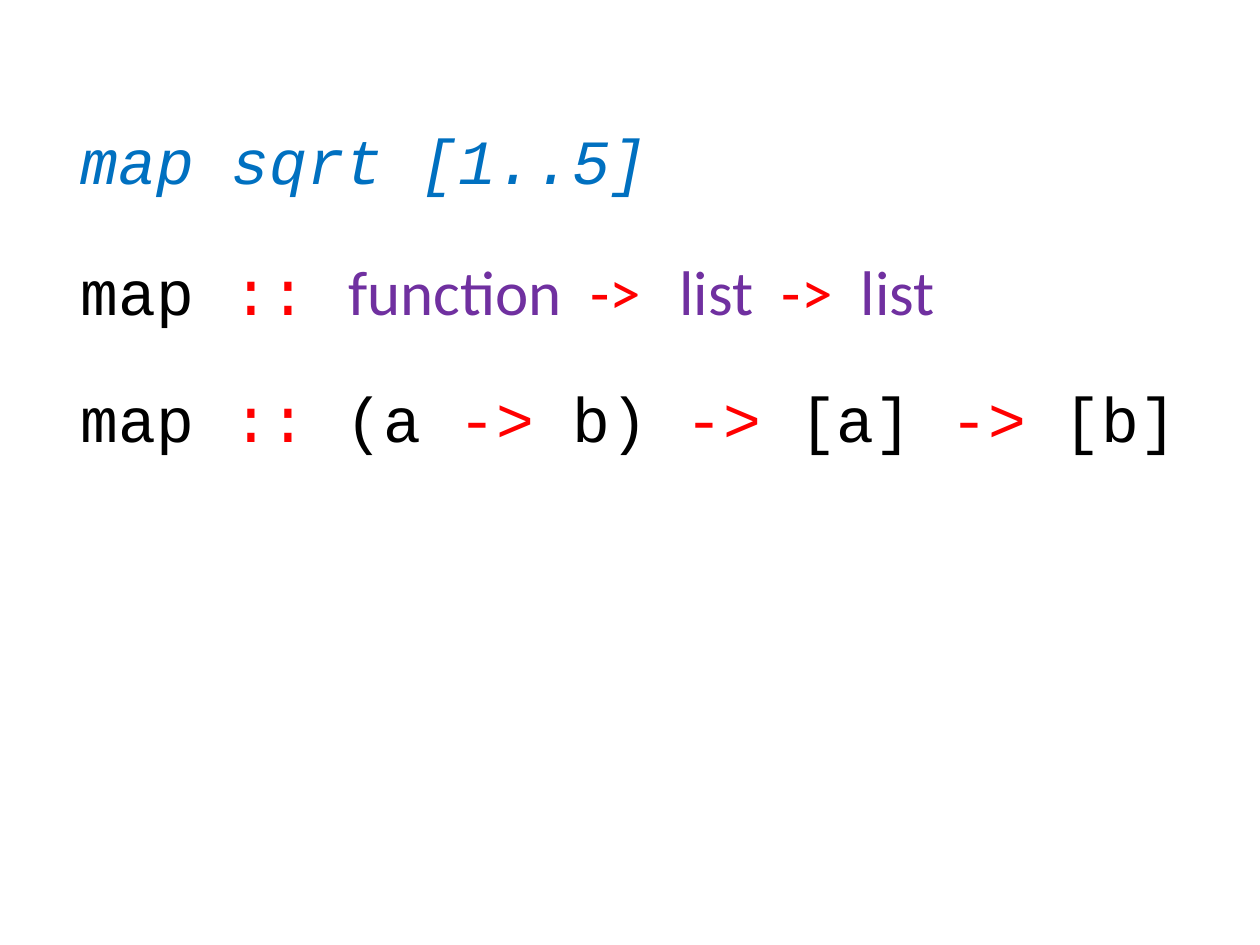
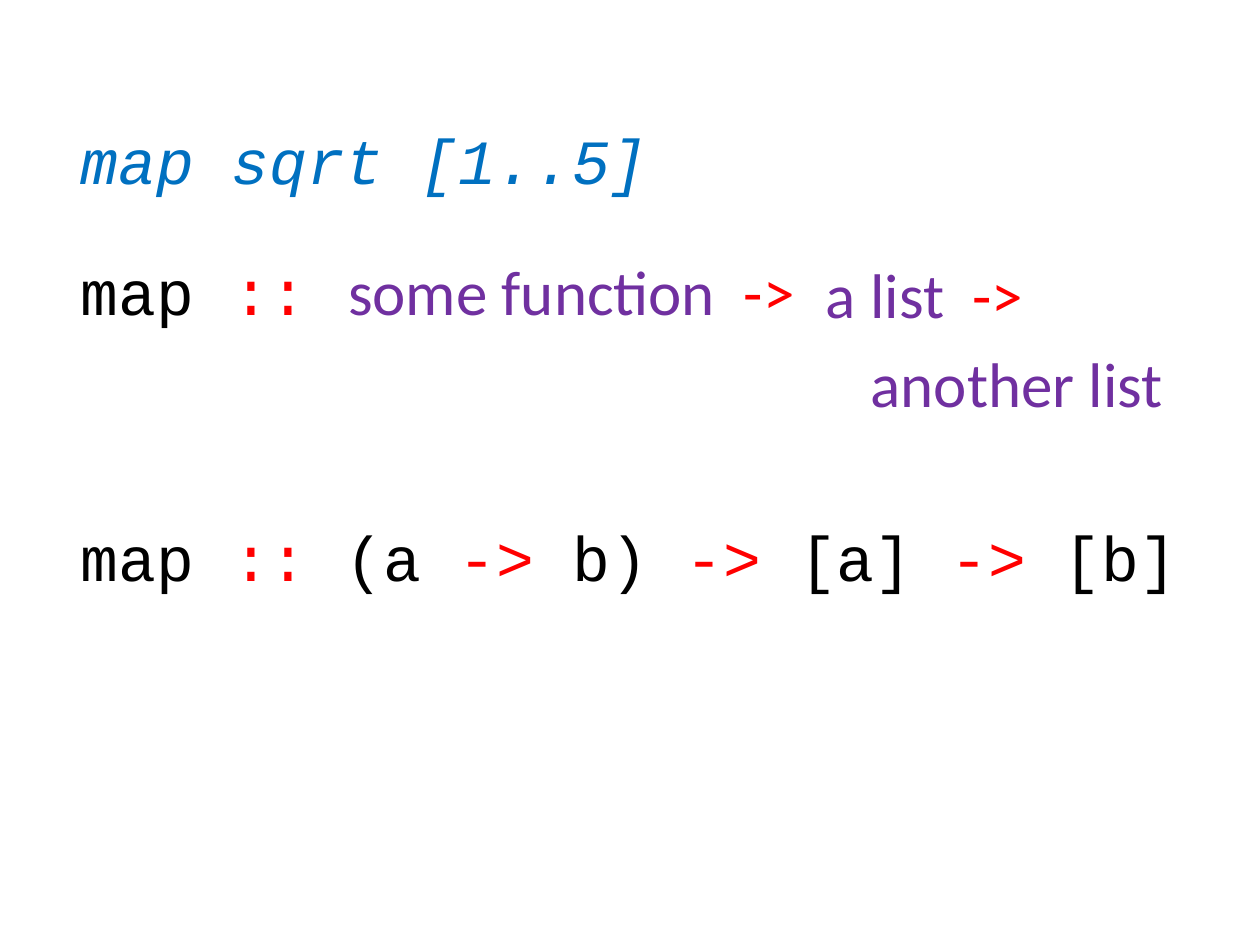
Before and after one commit to dominicprior/beginning-haskell-course, a slide deck: slide 21 of beginning-haskell.pptx (slide 24 before the commit). Drawn at 1260x945 pixels with LibreOffice and Linux fonts; fonts in the diff are those of the drawing. Boxes give left, top, right and bottom in pixels: in the first picture for what was removed or moved away, otherwise in the second. Text is boxed around its words. In the diff, an @@ line names an element or a change of style, - is before the commit and + after.

Commit message:
Update function def and types sections

```diff
--- a/beginning-haskell.pptx
+++ b/beginning-haskell.pptx
@@ text at [348,271,715,316]: text changed @@
-function ->
+some function ->
@@ text at [826,274,944,319]: text changed @@
-list ->
+a list ->
@@ text at [871,363,1163,408]: text changed @@
-list
+another list
@@ text "map :: (a -> b) ...": place and size @@
-text "map :: (a -> b) ..." at [81,397,1177,455]
+text "map :: (a -> b) ..." at [81,536,1177,594]
```
Also in this commit, not shown: 3 other slides changed, 1 slide added, 4 slides removed.
